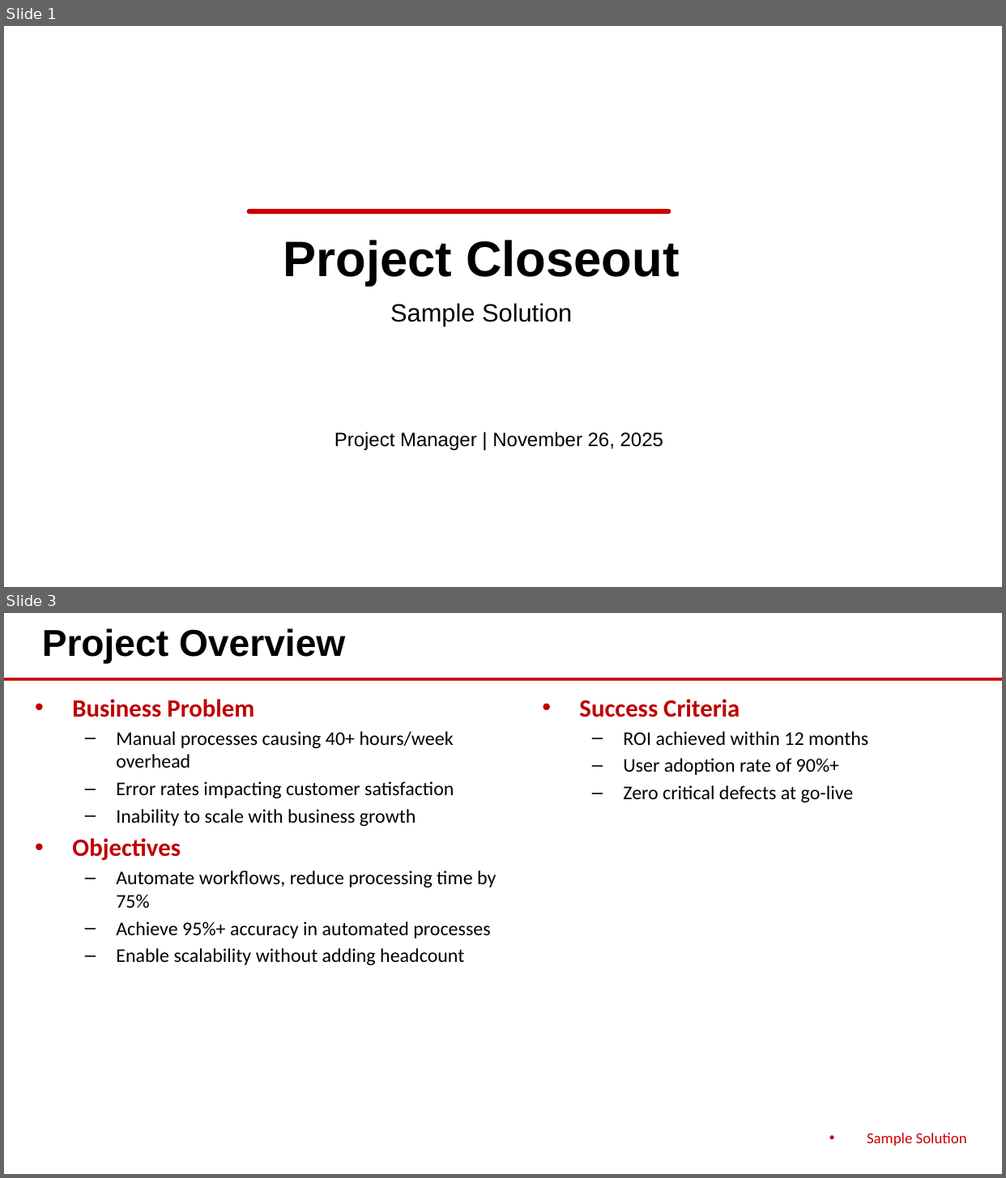
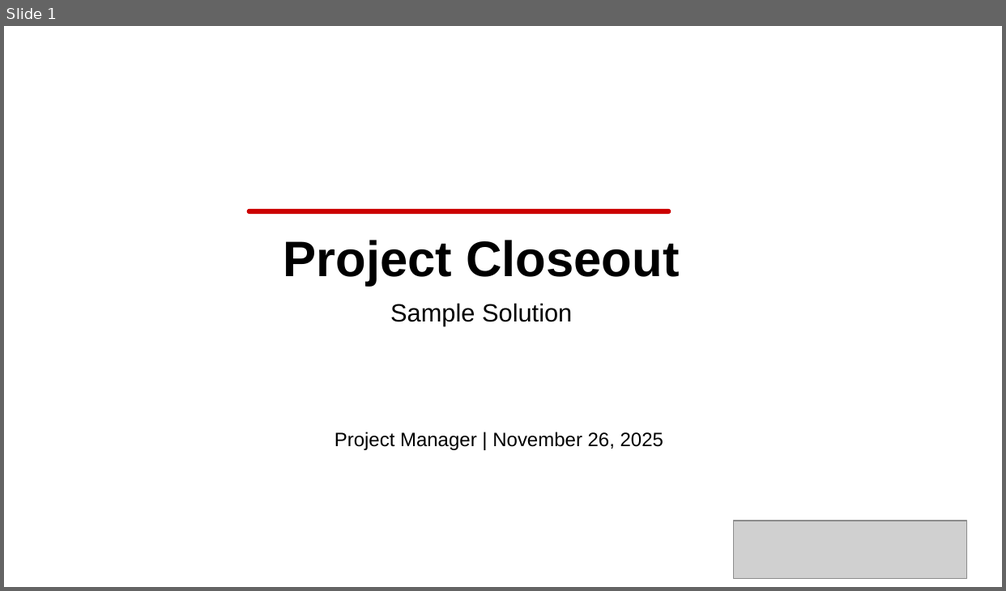
Before and after one commit to eoframework/solutions, a slide deck: solution-template/sample-provider/sample-category/sample-solution/delivery/closeout-presentation.pptx. Shown one above the other, each under a label of ours: slides 1 and 3 before the commit, slide 1 after it; the slides between them are not shown. The pictures are 1006x1178 and 1006x591 pixels, drawn with LibreOffice and Linux fonts; fonts in the diff are those of the drawing; grey boxes stand for pictures; background and template pictures are left out. Boxes give left, top, right and bottom in pixels: in the first picture for what was removed or moved away, otherwise in the second. Text is boxed around its words. In the diff, an @@ line names an element or a change of style, - is before the commit and + after.

```diff
--- a/solution-template/sample-provider/sample-category/sample-solution/delivery/closeout-presentation.pptx
+++ b/solution-template/sample-provider/sample-category/sample-solution/delivery/closeout-presentation.pptx
@@ slide 3 removed at [4, 613, 1002, 1174], background #FFFFFF @@
@@ text removed at [42, 628, 345, 663] @@
-Project Overview
@@ line removed from (4, 679) to (1002, 679) @@
@@ text removed at [72, 699, 496, 965] @@
-• Business Problem
-  – Manual processes causing 40+ hours/week overhead
-  – Error rates impacting customer satisfaction
-  – Inability to scale with business growth
-• Objectives
-  – Automate workflows, reduce processing time by 75%
-  – Achieve 95%+ accuracy in automated processes
-  – Enable scalability without adding headcount
@@ text removed at [579, 699, 868, 803] @@
-• Success Criteria
-  – ROI achieved within 12 months
-  – User adoption rate of 90%+
-  – Zero critical defects at go-live
@@ text removed at [867, 1133, 967, 1146] @@
-• Sample Solution
@@ slide 1 changed as well @@
@@ picture added at [734, 521, 967, 579] @@
```
Also in this commit, not shown: 5 other slides changed, 4 slides added, 4 other slides removed, 1 other file.
